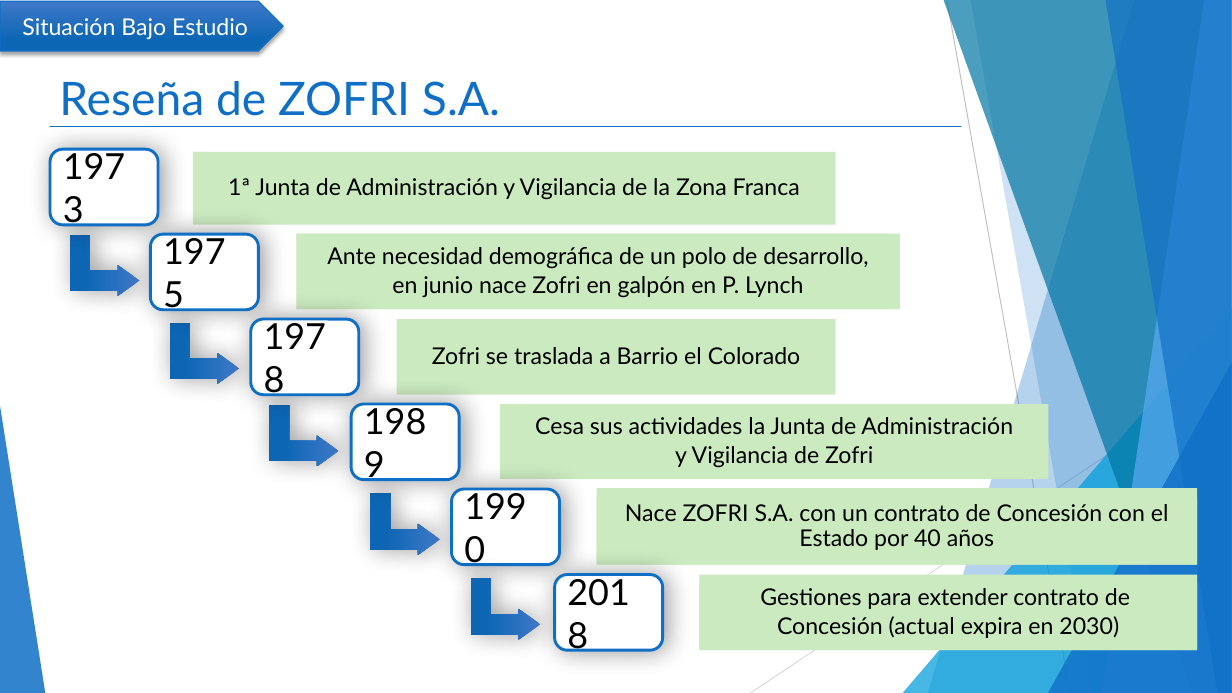
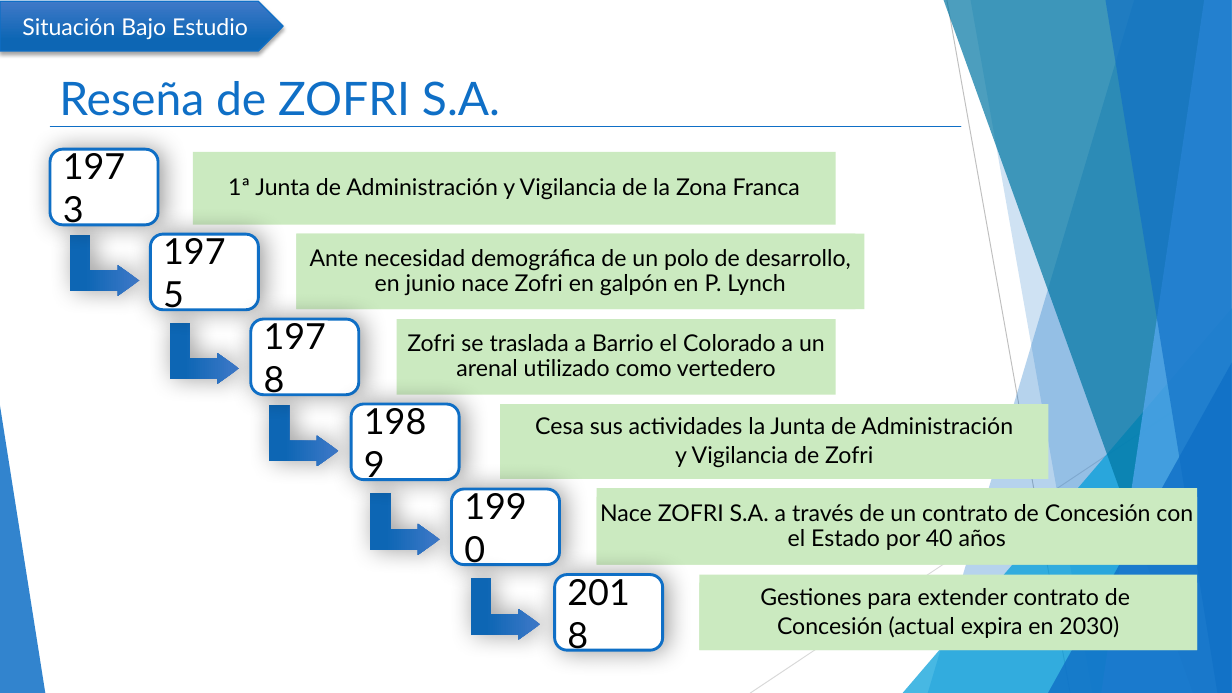
Before and after one commit to mcamara75/tituloUnap, a slide deck: slide 3 of 2018/TT IQQ 2018 Camara y Garay.pptx. Drawn at 1232x693 pixels with LibreOffice and Linux fonts; fonts in the diff are those of the drawing. Boxes give left, top, right and bottom in pixels: in the first picture for what was removed or moved away, otherwise in the second. Text is boxed around its words. In the diff, an @@ line names an element or a change of style, - is before the commit and + after.

```diff
--- a/2018/TT IQQ 2018 Camara y Garay.pptx
+++ b/2018/TT IQQ 2018 Camara y Garay.pptx
@@ rectangle "Ante necesidad demográfica de un ..." resized from (x1=297, y1=234, x2=900, y2=310) to (x1=297, y1=234, x2=865, y2=310) @@
@@ rectangle resized from (x1=297, y1=234, x2=890, y2=310) to (x1=297, y1=234, x2=856, y2=310) @@
@@ text in rectangle at (x1=310, y1=249, x2=851, y2=296): text changed @@
-  Ante necesidad demográfica de un polo de desarrollo,
-  en junio nace Zofri en galpón en P. Lynch
+  Ante necesidad demográfica de un polo de desarrollo, en junio nace Zofri en galpón en P. Lynch
@@ text in rectangle at (x1=407, y1=334, x2=825, y2=376): text changed @@
-  Zofri se traslada a Barrio el Colorado
+  Zofri se traslada a Barrio el Colorado a un arenal utilizado como vertedero
@@ text in rectangle at (x1=600, y1=504, x2=1193, y2=550): text changed @@
-  Nace ZOFRI S.A. con un contrato de Concesión con el Estado por 40 años
+  Nace ZOFRI S.A. a través de un contrato de Concesión con el Estado por 40 años
```
Also in this commit, not shown: 1 other slide changed.
